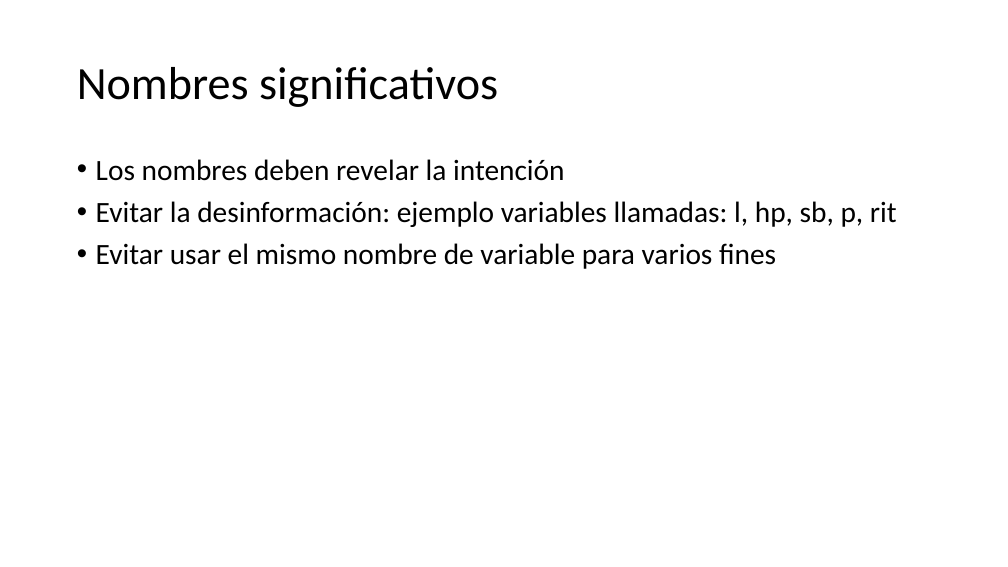
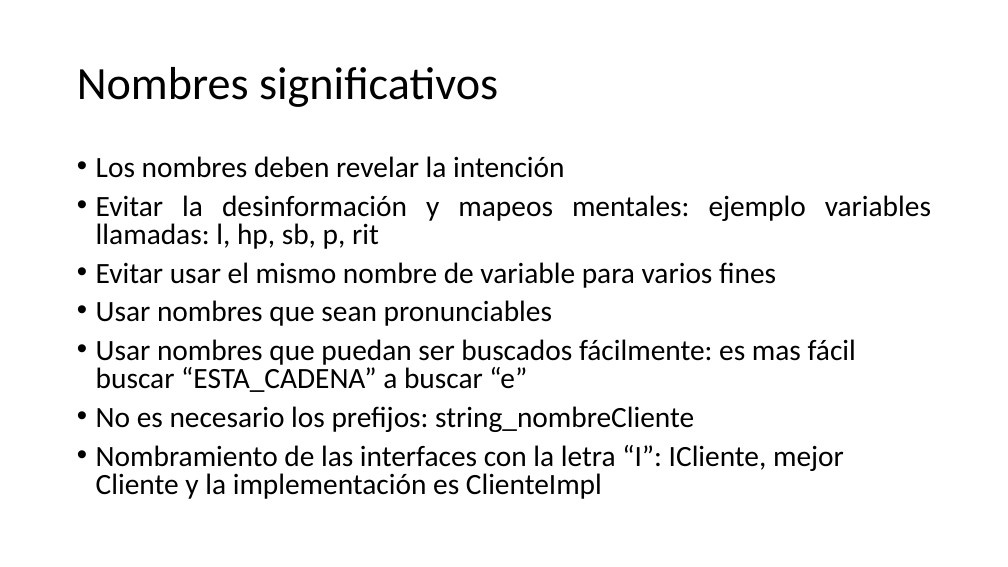
Before and after one commit to josevicenteayala/CleanCode, a slide deck: slide 2 of CleanCodeProject/data/CleanCode.pptx. Drawn at 1008x567 pixels with LibreOffice and Linux fonts; fonts in the diff are those of the drawing. Boxes give left, top, right and bottom in pixels: in the first picture for what was removed or moved away, otherwise in the second. Text is boxed around its words. In the diff, an @@ line names an element or a change of style, - is before the commit and + after.

```diff
--- a/CleanCodeProject/data/CleanCode.pptx
+++ b/CleanCodeProject/data/CleanCode.pptx
@@ text at (96, 156, 776, 288): line spacing 0.9 to 0.8 @@
@@ text at (96, 195, 931, 249): text changed @@
-• Evitar la desinformación: ejemplo variables llamadas: l, hp, sb, p, rit
+• Evitar la desinformación y mapeos mentales: ejemplo variables llamadas: l, hp, sb, p, rit
@@ text at (96, 300, 856, 499): paragraphs added @@
+• Usar nombres que sean pronunciables
+• Usar nombres que puedan ser buscados fácilmente: es mas fácil buscar “ESTA_CADENA” a buscar “e”
+• No es necesario los prefijos: string_nombreCliente
+• Nombramiento de las interfaces con la letra “I”: ICliente, mejor Cliente y la implementación es ClienteImpl
```
Also in this commit, not shown: 2 slides added.
